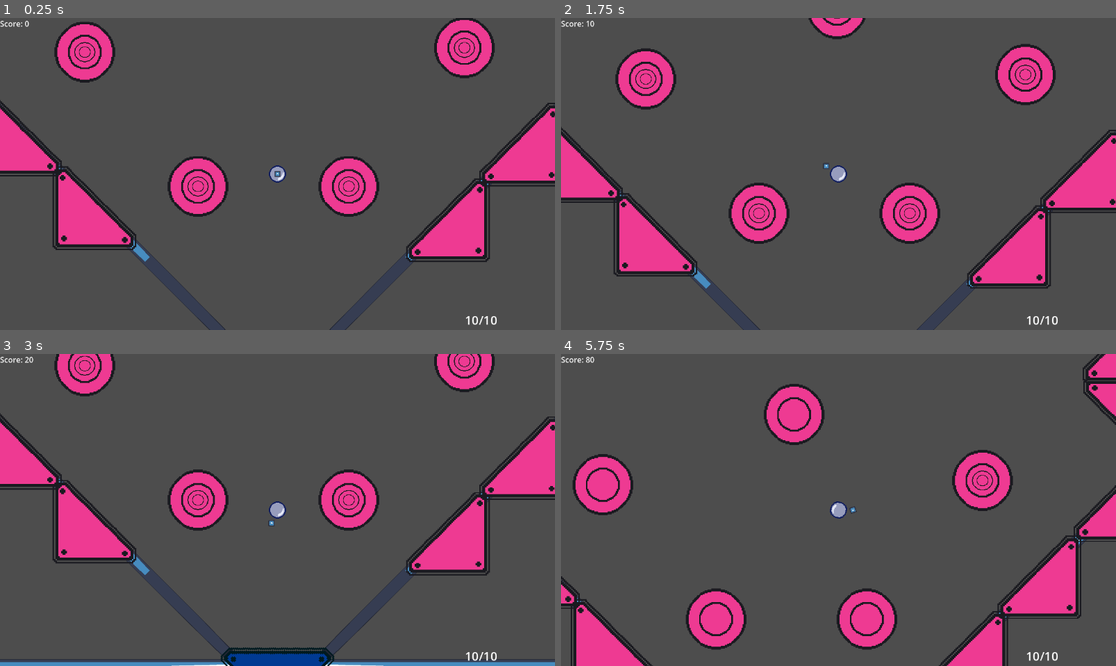
Above: before the commit, frames 1-4 (two rows, left to right).
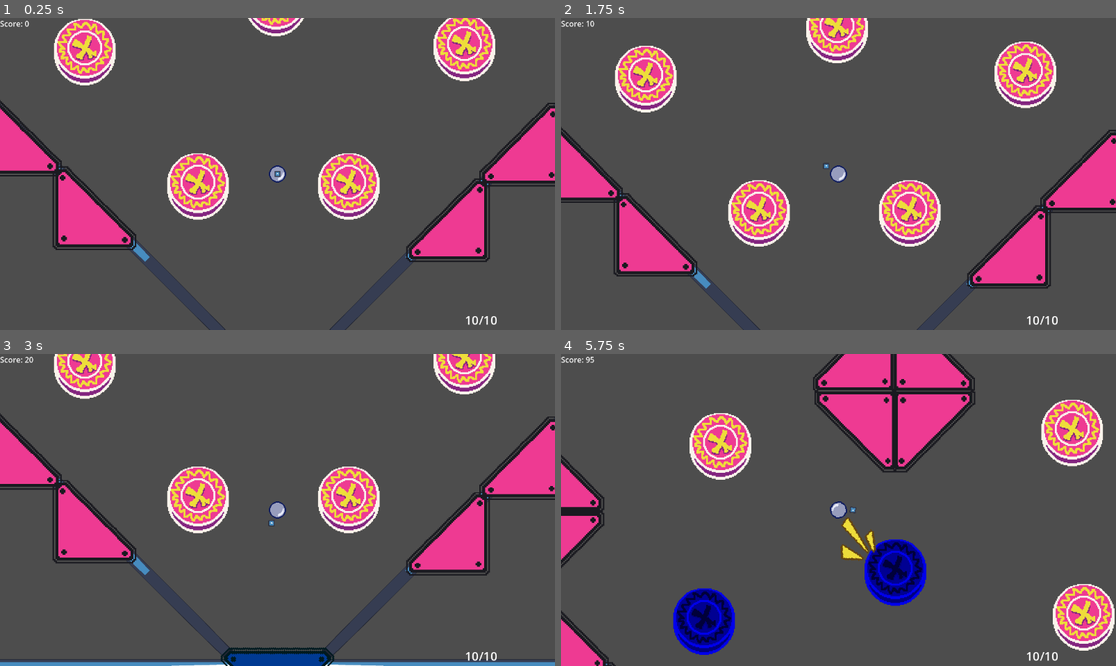
Above: after the commit, the same moments.

Repository: HjalteTagmose/Winball
Game: Godot game, scene res://scenes/main.tscn
Two runs of this game, one before a commit and one after it. Both use one fixed random seed, a clock stepped at 60 frames per second and the inputs below. The engine's default icon, where the game draws it, is replaced by a stand-in: a white triangle on a blue panel in a dark square.
Inputs (mouse positions are in pixels of both pictures, inside the frame that each line leads up to):
- Up to frame 1 (0.25 s): no input
- Up to frame 2 (1.75 s): tap Enter (ui_accept) at 0.5, 0.77, 1.52 s; move the mouse to (1071, 320) at 0.52 s; tap S (aim_down) at 0.6 s; move the mouse to (610, 27) at 1.27 s; tap A (aim_left) at 1.35 s
- Up to frame 3 (3 s): move the mouse to (333, 441) at 2.02 s; tap D (aim_right) at 2.1 s; move the mouse to (249, 572) at 2.77 s; tap W (aim_up) at 2.85 s
- Up to frame 4 (5.75 s): tap Enter (ui_accept) at 3.02, 3.77, 4.52 s; move the mouse to (1005, 556) at 3.52 s; tap P (force_gameover) at 3.6 s; tap R (restart_game) at 4.25 s; move the mouse to (672, 463) at 4.27 s; tap Space (launch) at 4.35 s; move the mouse to (866, 510) at 5.02 s; tap S (aim_down) at 5.1 s

The runs differ from the first frame. In frame 1, 6.2% of the frame differs, in the area x 9-90%, y 0-65%; in frame 2, 7.1%; in frame 3, 4.9%; in frame 4, 32%, in the area x 0-100%, y 0-100%.

Commit message:
Cleaning up rooms + tweaking physics

Diff:
--- a/Material/Physic/Wall.tres
+++ b/Material/Physic/Wall.tres
@@ -1,3 +1,4 @@
 [gd_resource type="PhysicsMaterial" format=3 uid="uid://chtck5wyxnxds"]
 
 [resource]
+bounce = 0.2
--- /dev/null
+++ b/prefabs/Room props/bumper_circle_ammo.tscn
@@ -0,0 +1,35 @@
+[gd_scene load_steps=6 format=3 uid="uid://bgq8uyrtdjs4b"]
+
+[ext_resource type="PhysicsMaterial" uid="uid://h2b3l4uf0q5p" path="res://Material/Physic/BasicBumper.tres" id="1_lmwaj"]
+[ext_resource type="Script" uid="uid://hs0iqsrumsxw" path="res://scripts/Map props/ammoBumper.gd" id="2_ochcu"]
+[ext_resource type="PackedScene" uid="uid://d2nlkgcw21uwb" path="res://art/Particles/test_particles.tscn" id="3_3j6bh"]
+[ext_resource type="Texture2D" uid="uid://bosj7a08s10rx" path="res://sprites/bumpers/round_bumper.png" id="4_66t0e"]
+
+[sub_resource type="CircleShape2D" id="CircleShape2D_nb1wl"]
+radius = 33.0606
+
+[node name="AmmoBumper" type="StaticBody2D" node_paths=PackedStringArray("extraVisual", "AudioPlayer")]
+scale = Vector2(2, 2)
+collision_layer = 4
+collision_mask = 2
+physics_material_override = ExtResource("1_lmwaj")
+script = ExtResource("2_ochcu")
+extraVisual = NodePath("Sprite2D/Sprite2D")
+Power = 40.0
+Score = 30
+AudioPlayer = NodePath("AudioPlayer")
+ParticleOnHit = ExtResource("3_3j6bh")
+BiasPower = 0.0
+metadata/_custom_type_script = "uid://hs0iqsrumsxw"
+
+[node name="Sprite2D" type="Sprite2D" parent="."]
+self_modulate = Color(0, 0, 1, 1)
+texture = ExtResource("4_66t0e")
+
+[node name="Sprite2D" type="Sprite2D" parent="Sprite2D"]
+texture = ExtResource("4_66t0e")
+
+[node name="CollisionShape2D" type="CollisionShape2D" parent="."]
+shape = SubResource("CircleShape2D_nb1wl")
+
+[node name="AudioPlayer" type="AudioStreamPlayer2D" parent="."]
--- a/prefabs/Room props/ammo_bumper.tscn
+++ b/prefabs/Room props/bumper_whatever.tscn
@@ -1,9 +1,9 @@
-[gd_scene load_steps=6 format=3 uid="uid://bgq8uyrtdjs4b"]
+[gd_scene load_steps=6 format=3 uid="uid://c5clxm8i6clwg"]
 
-[ext_resource type="Script" uid="uid://hs0iqsrumsxw" path="res://scripts/Map props/ammoBumper.gd" id="1_51v4h"]
-[ext_resource type="PhysicsMaterial" uid="uid://h2b3l4uf0q5p" path="res://Material/Physic/BasicBumper.tres" id="1_co61t"]
-[ext_resource type="PackedScene" uid="uid://d2nlkgcw21uwb" path="res://art/Particles/test_particles.tscn" id="2_co61t"]
-[ext_resource type="Texture2D" uid="uid://drg8puls0marl" path="res://art/ph_bumper_2.png" id="2_et802"]
+[ext_resource type="PhysicsMaterial" uid="uid://h2b3l4uf0q5p" path="res://Material/Physic/BasicBumper.tres" id="1_7jn84"]
+[ext_resource type="Script" uid="uid://hs0iqsrumsxw" path="res://scripts/Map props/ammoBumper.gd" id="2_b8omt"]
+[ext_resource type="PackedScene" uid="uid://d2nlkgcw21uwb" path="res://art/Particles/test_particles.tscn" id="3_5dlli"]
+[ext_resource type="Texture2D" uid="uid://drg8puls0marl" path="res://art/ph_bumper_2.png" id="4_oegki"]
 
 [sub_resource type="CircleShape2D" id="CircleShape2D_nb1wl"]
 radius = 33.0606
--- a/prefabs/Room props/flat_bumper_walls.tscn
+++ b/prefabs/Room props/flat_bumper_walls.tscn
@@ -40,7 +40,7 @@
 AudioPlayer = NodePath("AudioPlayer")
 ParticleOnHit = ExtResource("2_g2cpd")
 Bias = Vector2(0, -1)
-BiasPower = 30.0
+BiasPower = 40.0
 metadata/_custom_type_script = "uid://lobwfmlxako"
 
 [node name="Sprite2D" type="Sprite2D" parent="FlatBumper Logic"]
--- a/prefabs/Rooms/room_1.tscn
+++ b/prefabs/Rooms/room_1.tscn
@@ -10,7 +10,7 @@
 [ext_resource type="PackedScene" uid="uid://do5hdn7w0evwi" path="res://prefabs/Room props/lock_zone.tscn" id="9_efx1w"]
 [ext_resource type="PackedScene" uid="uid://dty1lc8lqyalq" path="res://prefabs/Room props/speed_sticker.tscn" id="10_6b7fw"]
 [ext_resource type="PackedScene" uid="uid://da4jw8s8ebsdu" path="res://prefabs/Room props/score_light.tscn" id="11_nnufr"]
-[ext_resource type="PackedScene" uid="uid://bgq8uyrtdjs4b" path="res://prefabs/Room props/ammo_bumper.tscn" id="12_esbdh"]
+[ext_resource type="PackedScene" uid="uid://bgq8uyrtdjs4b" path="res://prefabs/Room props/bumper_circle_ammo.tscn" id="12_esbdh"]
 
 [sub_resource type="RectangleShape2D" id="RectangleShape2D_vmxit"]
 size = Vector2(319, 26)
--- a/prefabs/Rooms/starting_room.tscn
+++ b/prefabs/Rooms/starting_room.tscn
@@ -5,7 +5,7 @@
 [ext_resource type="Script" uid="uid://wolxght5xpxr" path="res://scripts/rooms/room_exit.gd" id="3_84dyx"]
 [ext_resource type="PackedScene" uid="uid://cubywxgl8t7t2" path="res://prefabs/Room props/flat_bumper_ground.tscn" id="4_3bafk"]
 [ext_resource type="PackedScene" uid="uid://cpt746t74aua6" path="res://prefabs/Room props/flat_bumper_walls.tscn" id="4_hg5bj"]
-[ext_resource type="PackedScene" uid="uid://bgq8uyrtdjs4b" path="res://prefabs/Room props/ammo_bumper.tscn" id="12_sjl2v"]
+[ext_resource type="PackedScene" uid="uid://bgq8uyrtdjs4b" path="res://prefabs/Room props/bumper_circle_ammo.tscn" id="12_sjl2v"]
 
 [sub_resource type="RectangleShape2D" id="RectangleShape2D_vmxit"]
 size = Vector2(319, 26)
@@ -267,7 +267,7 @@
 rotation = 1.5708
 
 [node name="FlatBumper Walls11" parent="Props/WallCorners" instance=ExtResource("4_hg5bj")]
-position = Vector2(76, -1091)
+position = Vector2(76, -1022)
 rotation = 1.5708
 
 [node name="FlatBumper Walls17" parent="Props/WallCorners" instance=ExtResource("4_hg5bj")]
@@ -285,7 +285,7 @@
 position = Vector2(-708, -2001)
 
 [node name="FlatBumper Walls13" parent="Props/WallCorners" instance=ExtResource("4_hg5bj")]
-position = Vector2(75, -1255)
+position = Vector2(75, -1186)
 
 [node name="FlatBumper Walls9" parent="Props/WallCorners" instance=ExtResource("4_hg5bj")]
 position = Vector2(684, -760)
@@ -296,7 +296,7 @@
 rotation = 3.14159
 
 [node name="FlatBumper Walls12" parent="Props/WallCorners" instance=ExtResource("4_hg5bj")]
-position = Vector2(-85, -1091)
+position = Vector2(-85, -1022)
 rotation = 3.14159
 
 [node name="FlatBumper Walls16" parent="Props/WallCorners" instance=ExtResource("4_hg5bj")]
@@ -316,7 +316,7 @@
 rotation = -1.5708
 
 [node name="FlatBumper Walls14" parent="Props/WallCorners" instance=ExtResource("4_hg5bj")]
-position = Vector2(-88, -1256)
+position = Vector2(-88, -1187)
 rotation = -1.5708
 
 [node name="FlatBumper Walls18" parent="Props/WallCorners" instance=ExtResource("4_hg5bj")]
@@ -377,7 +377,7 @@
 BiasPower = 15.0
 
 [node name="AmmoBumper8" parent="." instance=ExtResource("12_sjl2v")]
-position = Vector2(-3, -771)
-Power = 50.0
-Score = 15
-BiasPower = 15.0
+position = Vector2(-3, -727)
+Power = 50.0
+Score = 15
+BiasPower = 15.0
--- a/prefabs/room.tscn
+++ /dev/null
@@ -1,143 +0,0 @@
-[gd_scene load_steps=7 format=3 uid="uid://cd3yybuk7l3no"]
-
-[ext_resource type="Texture2D" uid="uid://dvs1g26dl8p7o" path="res://icon.svg" id="1_vmxit"]
-[ext_resource type="PackedScene" uid="uid://cpt746t74aua6" path="res://prefabs/Room props/flat_bumper_walls.tscn" id="4_p3u21"]
-
-[sub_resource type="PhysicsMaterial" id="PhysicsMaterial_p3u21"]
-bounce = 0.15
-
-[sub_resource type="RectangleShape2D" id="RectangleShape2D_vmxit"]
-size = Vector2(319, 26)
-
-[sub_resource type="RectangleShape2D" id="RectangleShape2D_cguwc"]
-size = Vector2(4.81928, 18)
-
-[sub_resource type="RectangleShape2D" id="RectangleShape2D_y72nq"]
-size = Vector2(80, 20)
-
-[node name="Room1" type="Node2D"]
-
-[node name="RightWall" type="Node2D" parent="."]
-position = Vector2(130, -150)
-rotation = 1.5708
-
-[node name="Sprite2D" type="Sprite2D" parent="RightWall"]
-rotation = 8.47668e-05
-scale = Vector2(2.5, 0.2)
-texture = ExtResource("1_vmxit")
-
-[node name="StaticBody2D" type="StaticBody2D" parent="RightWall"]
-scale = Vector2(1.00677, 1.00605)
-physics_material_override = SubResource("PhysicsMaterial_p3u21")
-
-[node name="CollisionShape2D" type="CollisionShape2D" parent="RightWall/StaticBody2D"]
-position = Vector2(0.5, -4.57764e-05)
-shape = SubResource("RectangleShape2D_vmxit")
-
-[node name="LeftWall" type="Node2D" parent="."]
-position = Vector2(-130, -150)
-rotation = 1.5708
-
-[node name="Sprite2D" type="Sprite2D" parent="LeftWall"]
-rotation = 8.47668e-05
-scale = Vector2(2.5, 0.2)
-texture = ExtResource("1_vmxit")
-
-[node name="StaticBody2D" type="StaticBody2D" parent="LeftWall"]
-
-[node name="CollisionShape2D" type="CollisionShape2D" parent="LeftWall/StaticBody2D"]
-position = Vector2(0.5, -4.57764e-05)
-shape = SubResource("RectangleShape2D_vmxit")
-
-[node name="TopWall" type="Node2D" parent="."]
-position = Vector2(0, -300)
-
-[node name="WallPiece2" type="Node2D" parent="TopWall"]
-position = Vector2(100, 0)
-
-[node name="Sprite2D" type="Sprite2D" parent="TopWall/WallPiece2"]
-rotation = 8.47668e-05
-scale = Vector2(1, 0.15)
-texture = ExtResource("1_vmxit")
-
-[node name="StaticBody2D" type="StaticBody2D" parent="TopWall/WallPiece2"]
-
-[node name="CollisionShape2D" type="CollisionShape2D" parent="TopWall/WallPiece2/StaticBody2D"]
-scale = Vector2(26.56, 1)
-shape = SubResource("RectangleShape2D_cguwc")
-debug_color = Color(0, 0.6, 0.701961, 0.294118)
-
-[node name="WallPiece" type="Node2D" parent="TopWall"]
-position = Vector2(-100, 0)
-
-[node name="Sprite2D" type="Sprite2D" parent="TopWall/WallPiece"]
-rotation = 8.47668e-05
-scale = Vector2(1, 0.15)
-texture = ExtResource("1_vmxit")
-
-[node name="StaticBody2D" type="StaticBody2D" parent="TopWall/WallPiece"]
-
-[node name="CollisionShape2D" type="CollisionShape2D" parent="TopWall/WallPiece/StaticBody2D"]
-position = Vector2(-7.62939e-06, 0)
-scale = Vector2(26.56, 1)
-shape = SubResource("RectangleShape2D_cguwc")
-debug_color = Color(0, 0.6, 0.701961, 0.294118)
-
-[node name="BottomWall" type="Node2D" parent="."]
-
-[node name="WallPiece2" type="Node2D" parent="BottomWall"]
-position = Vector2(100, 0)
-
-[node name="Sprite2D" type="Sprite2D" parent="BottomWall/WallPiece2"]
-rotation = 8.47668e-05
-scale = Vector2(1, 0.15)
-texture = ExtResource("1_vmxit")
-
-[node name="StaticBody2D" type="StaticBody2D" parent="BottomWall/WallPiece2"]
-
-[node name="CollisionShape2D" type="CollisionShape2D" parent="BottomWall/WallPiece2/StaticBody2D"]
-scale = Vector2(26.56, 1)
-shape = SubResource("RectangleShape2D_cguwc")
-debug_color = Color(0, 0.6, 0.701961, 0.294118)
-
-[node name="WallPiece" type="Node2D" parent="BottomWall"]
-position = Vector2(-100, 0)
-
-[node name="Sprite2D" type="Sprite2D" parent="BottomWall/WallPiece"]
-rotation = 8.47668e-05
-scale = Vector2(1, 0.15)
-texture = ExtResource("1_vmxit")
-
-[node name="StaticBody2D" type="StaticBody2D" parent="BottomWall/WallPiece"]
-
-[node name="CollisionShape2D" type="CollisionShape2D" parent="BottomWall/WallPiece/StaticBody2D"]
-position = Vector2(-7.62939e-06, 0)
-scale = Vector2(26.56, 1)
-shape = SubResource("RectangleShape2D_cguwc")
-debug_color = Color(0, 0.6, 0.701961, 0.294118)
-
-[node name="LeftWall2" type="Node2D" parent="."]
-position = Vector2(-130, -150)
-rotation = 1.5708
-
-[node name="Sprite2D" type="Sprite2D" parent="LeftWall2"]
-rotation = 8.47668e-05
-scale = Vector2(2.5, 0.2)
-texture = ExtResource("1_vmxit")
-
-[node name="StaticBody2D" type="StaticBody2D" parent="LeftWall2"]
-
-[node name="CollisionShape2D" type="CollisionShape2D" parent="LeftWall2/StaticBody2D"]
-position = Vector2(0.5, -4.57764e-05)
-shape = SubResource("RectangleShape2D_vmxit")
-
-[node name="Exit" type="Area2D" parent="."]
-position = Vector2(0, -300)
-
-[node name="CollisionShape2D" type="CollisionShape2D" parent="Exit"]
-shape = SubResource("RectangleShape2D_y72nq")
-debug_color = Color(0.969563, 0.0144444, 0.451239, 0.42)
-
-[node name="FlatBumper Walls" parent="." instance=ExtResource("4_p3u21")]
-position = Vector2(61, -38)
-rotation = -0.577704
--- a/prefabs/room2.tscn
+++ /dev/null
@@ -1,151 +0,0 @@
-[gd_scene load_steps=8 format=3 uid="uid://bqtf3fd27126f"]
-
-[ext_resource type="Script" uid="uid://bi5omso1g5t0g" path="res://scripts/rooms/room.gd" id="1_2usvj"]
-[ext_resource type="Texture2D" uid="uid://dvs1g26dl8p7o" path="res://icon.svg" id="2_okf7h"]
-[ext_resource type="Script" uid="uid://wolxght5xpxr" path="res://scripts/rooms/room_exit.gd" id="3_2r5dy"]
-[ext_resource type="PackedScene" uid="uid://dppffrgc2a1uo" path="res://prefabs/Room props/point_sticker.tscn" id="4_okf7h"]
-
-[sub_resource type="RectangleShape2D" id="RectangleShape2D_vmxit"]
-size = Vector2(319, 26)
-
-[sub_resource type="RectangleShape2D" id="RectangleShape2D_cguwc"]
-size = Vector2(4.81928, 18)
-
-[sub_resource type="RectangleShape2D" id="RectangleShape2D_y72nq"]
-size = Vector2(80, 20)
-
-[node name="Room2" type="Node2D" node_paths=PackedStringArray("roomExit")]
-script = ExtResource("1_2usvj")
-roomExit = NodePath("Exit")
-
-[node name="RightWall" type="Node2D" parent="."]
-position = Vector2(130, -150)
-rotation = 1.5708
-
-[node name="Sprite2D" type="Sprite2D" parent="RightWall"]
-rotation = 8.47668e-05
-scale = Vector2(2.5, 0.2)
-texture = ExtResource("2_okf7h")
-
-[node name="StaticBody2D" type="StaticBody2D" parent="RightWall"]
-
-[node name="CollisionShape2D" type="CollisionShape2D" parent="RightWall/StaticBody2D"]
-position = Vector2(0.5, -4.57764e-05)
-shape = SubResource("RectangleShape2D_vmxit")
-
-[node name="LeftWall" type="Node2D" parent="."]
-position = Vector2(-130, -150)
-rotation = 1.5708
-
-[node name="Sprite2D" type="Sprite2D" parent="LeftWall"]
-rotation = 8.47668e-05
-scale = Vector2(2.5, 0.2)
-texture = ExtResource("2_okf7h")
-
-[node name="StaticBody2D" type="StaticBody2D" parent="LeftWall"]
-
-[node name="CollisionShape2D" type="CollisionShape2D" parent="LeftWall/StaticBody2D"]
-position = Vector2(0.5, -4.57764e-05)
-shape = SubResource("RectangleShape2D_vmxit")
-
-[node name="TopWall" type="Node2D" parent="."]
-position = Vector2(0, -300)
-
-[node name="WallPiece2" type="Node2D" parent="TopWall"]
-position = Vector2(100, 0)
-
-[node name="Sprite2D" type="Sprite2D" parent="TopWall/WallPiece2"]
-rotation = 8.47668e-05
-scale = Vector2(1, 0.15)
-texture = ExtResource("2_okf7h")
-
-[node name="StaticBody2D" type="StaticBody2D" parent="TopWall/WallPiece2"]
-
-[node name="CollisionShape2D" type="CollisionShape2D" parent="TopWall/WallPiece2/StaticBody2D"]
-scale = Vector2(26.56, 1)
-shape = SubResource("RectangleShape2D_cguwc")
-debug_color = Color(0, 0.6, 0.701961, 0.294118)
-
-[node name="WallPiece" type="Node2D" parent="TopWall"]
-position = Vector2(-100, 0)
-
-[node name="Sprite2D" type="Sprite2D" parent="TopWall/WallPiece"]
-rotation = 8.47668e-05
-scale = Vector2(1, 0.15)
-texture = ExtResource("2_okf7h")
-
-[node name="StaticBody2D" type="StaticBody2D" parent="TopWall/WallPiece"]
-
-[node name="CollisionShape2D" type="CollisionShape2D" parent="TopWall/WallPiece/StaticBody2D"]
-position = Vector2(-7.62939e-06, 0)
-scale = Vector2(26.56, 1)
-shape = SubResource("RectangleShape2D_cguwc")
-debug_color = Color(0, 0.6, 0.701961, 0.294118)
-
-[node name="BottomWall" type="Node2D" parent="."]
-
-[node name="WallPiece2" type="Node2D" parent="BottomWall"]
-position = Vector2(100, 0)
-
-[node name="Sprite2D" type="Sprite2D" parent="BottomWall/WallPiece2"]
-rotation = 8.47668e-05
-scale = Vector2(1, 0.15)
-texture = ExtResource("2_okf7h")
-
-[node name="StaticBody2D" type="StaticBody2D" parent="BottomWall/WallPiece2"]
-
-[node name="CollisionShape2D" type="CollisionShape2D" parent="BottomWall/WallPiece2/StaticBody2D"]
-scale = Vector2(26.56, 1)
-shape = SubResource("RectangleShape2D_cguwc")
-debug_color = Color(0, 0.6, 0.701961, 0.294118)
-
-[node name="WallPiece" type="Node2D" parent="BottomWall"]
-position = Vector2(-100, 0)
-
-[node name="Sprite2D" type="Sprite2D" parent="BottomWall/WallPiece"]
-rotation = 8.47668e-05
-scale = Vector2(1, 0.15)
-texture = ExtResource("2_okf7h")
-
-[node name="StaticBody2D" type="StaticBody2D" parent="BottomWall/WallPiece"]
-
-[node name="CollisionShape2D" type="CollisionShape2D" parent="BottomWall/WallPiece/StaticBody2D"]
-position = Vector2(-7.62939e-06, 0)
-scale = Vector2(26.56, 1)
-shape = SubResource("RectangleShape2D_cguwc")
-debug_color = Color(0, 0.6, 0.701961, 0.294118)
-
-[node name="LeftWall2" type="Node2D" parent="."]
-position = Vector2(-130, -150)
-rotation = 1.5708
-
-[node name="Sprite2D" type="Sprite2D" parent="LeftWall2"]
-rotation = 8.47668e-05
-scale = Vector2(2.5, 0.2)
-texture = ExtResource("2_okf7h")
-
-[node name="StaticBody2D" type="StaticBody2D" parent="LeftWall2"]
-
-[node name="CollisionShape2D" type="CollisionShape2D" parent="LeftWall2/StaticBody2D"]
-position = Vector2(0.5, -4.57764e-05)
-shape = SubResource("RectangleShape2D_vmxit")
-
-[node name="Exit" type="Area2D" parent="."]
-position = Vector2(0, -300)
-script = ExtResource("3_2r5dy")
-
-[node name="CollisionShape2D" type="CollisionShape2D" parent="Exit"]
-shape = SubResource("RectangleShape2D_y72nq")
-debug_color = Color(0.969563, 0.0144444, 0.451239, 0.42)
-
-[node name="Exit" type="Area2D" parent="Exit"]
-position = Vector2(0, -300)
-script = ExtResource("3_2r5dy")
-
-[node name="CollisionShape2D" type="CollisionShape2D" parent="Exit/Exit"]
-shape = SubResource("RectangleShape2D_y72nq")
-debug_color = Color(0.969563, 0.0144444, 0.451239, 0.42)
-
-[node name="BasicSticker" parent="." instance=ExtResource("4_okf7h")]
-position = Vector2(72, -153)
-scale = Vector2(2.16, 2.16)
--- a/prefabs/room3.tscn
+++ /dev/null
@@ -1,151 +0,0 @@
-[gd_scene load_steps=8 format=3 uid="uid://bjvxmoyhce1va"]
-
-[ext_resource type="Script" uid="uid://bi5omso1g5t0g" path="res://scripts/rooms/room.gd" id="1_jul75"]
-[ext_resource type="Texture2D" uid="uid://dvs1g26dl8p7o" path="res://icon.svg" id="2_k3sg1"]
-[ext_resource type="Script" uid="uid://wolxght5xpxr" path="res://scripts/rooms/room_exit.gd" id="3_ve5v0"]
-[ext_resource type="PackedScene" uid="uid://boobpj10lfiqa" path="res://prefabs/Room props/basic_bumper.tscn" id="4_jul75"]
-
-[sub_resource type="RectangleShape2D" id="RectangleShape2D_vmxit"]
-size = Vector2(319, 26)
-
-[sub_resource type="RectangleShape2D" id="RectangleShape2D_cguwc"]
-size = Vector2(4.81928, 18)
-
-[sub_resource type="RectangleShape2D" id="RectangleShape2D_y72nq"]
-size = Vector2(80, 20)
-
-[node name="Room3" type="Node2D" node_paths=PackedStringArray("roomExit")]
-position = Vector2(0, -63)
-script = ExtResource("1_jul75")
-roomExit = NodePath("Exit")
-
-[node name="RightWall" type="Node2D" parent="."]
-position = Vector2(130, -150)
-rotation = 1.5708
-
-[node name="Sprite2D" type="Sprite2D" parent="RightWall"]
-rotation = 8.47668e-05
-scale = Vector2(2.5, 0.2)
-texture = ExtResource("2_k3sg1")
-
-[node name="StaticBody2D" type="StaticBody2D" parent="RightWall"]
-
-[node name="CollisionShape2D" type="CollisionShape2D" parent="RightWall/StaticBody2D"]
-position = Vector2(0.5, -4.57764e-05)
-shape = SubResource("RectangleShape2D_vmxit")
-
-[node name="LeftWall" type="Node2D" parent="."]
-position = Vector2(-130, -150)
-rotation = 1.5708
-
-[node name="Sprite2D" type="Sprite2D" parent="LeftWall"]
-rotation = 8.47668e-05
-scale = Vector2(2.5, 0.2)
-texture = ExtResource("2_k3sg1")
-
-[node name="StaticBody2D" type="StaticBody2D" parent="LeftWall"]
-
-[node name="CollisionShape2D" type="CollisionShape2D" parent="LeftWall/StaticBody2D"]
-position = Vector2(0.5, -4.57764e-05)
-shape = SubResource("RectangleShape2D_vmxit")
-
-[node name="TopWall" type="Node2D" parent="."]
-position = Vector2(0, -300)
-
-[node name="WallPiece2" type="Node2D" parent="TopWall"]
-position = Vector2(100, 0)
-
-[node name="Sprite2D" type="Sprite2D" parent="TopWall/WallPiece2"]
-rotation = 8.47668e-05
-scale = Vector2(1, 0.15)
-texture = ExtResource("2_k3sg1")
-
-[node name="StaticBody2D" type="StaticBody2D" parent="TopWall/WallPiece2"]
-
-[node name="CollisionShape2D" type="CollisionShape2D" parent="TopWall/WallPiece2/StaticBody2D"]
-scale = Vector2(26.56, 1)
-shape = SubResource("RectangleShape2D_cguwc")
-debug_color = Color(0, 0.6, 0.701961, 0.294118)
-
-[node name="WallPiece" type="Node2D" parent="TopWall"]
-position = Vector2(-100, 0)
-
-[node name="Sprite2D" type="Sprite2D" parent="TopWall/WallPiece"]
-rotation = 8.47668e-05
-scale = Vector2(1, 0.15)
-texture = ExtResource("2_k3sg1")
-
-[node name="StaticBody2D" type="StaticBody2D" parent="TopWall/WallPiece"]
-
-[node name="CollisionShape2D" type="CollisionShape2D" parent="TopWall/WallPiece/StaticBody2D"]
-position = Vector2(-7.62939e-06, 0)
-scale = Vector2(26.56, 1)
-shape = SubResource("RectangleShape2D_cguwc")
-debug_color = Color(0, 0.6, 0.701961, 0.294118)
-
-[node name="BottomWall" type="Node2D" parent="."]
-
-[node name="WallPiece2" type="Node2D" parent="BottomWall"]
-position = Vector2(100, 0)
-
-[node name="Sprite2D" type="Sprite2D" parent="BottomWall/WallPiece2"]
-rotation = 8.47668e-05
-scale = Vector2(1, 0.15)
-texture = ExtResource("2_k3sg1")
-
-[node name="StaticBody2D" type="StaticBody2D" parent="BottomWall/WallPiece2"]
-
-[node name="CollisionShape2D" type="CollisionShape2D" parent="BottomWall/WallPiece2/StaticBody2D"]
-scale = Vector2(26.56, 1)
-shape = SubResource("RectangleShape2D_cguwc")
-debug_color = Color(0, 0.6, 0.701961, 0.294118)
-
-[node name="WallPiece" type="Node2D" parent="BottomWall"]
-position = Vector2(-100, 0)
-
-[node name="Sprite2D" type="Sprite2D" parent="BottomWall/WallPiece"]
-rotation = 8.47668e-05
-scale = Vector2(1, 0.15)
-texture = ExtResource("2_k3sg1")
-
-[node name="StaticBody2D" type="StaticBody2D" parent="BottomWall/WallPiece"]
-
-[node name="CollisionShape2D" type="CollisionShape2D" parent="BottomWall/WallPiece/StaticBody2D"]
-position = Vector2(-7.62939e-06, 0)
-scale = Vector2(26.56, 1)
-shape = SubResource("RectangleShape2D_cguwc")
-debug_color = Color(0, 0.6, 0.701961, 0.294118)
-
-[node name="LeftWall2" type="Node2D" parent="."]
-position = Vector2(-130, -150)
-rotation = 1.5708
-
-[node name="Sprite2D" type="Sprite2D" parent="LeftWall2"]
-rotation = 8.47668e-05
-scale = Vector2(2.5, 0.2)
-texture = ExtResource("2_k3sg1")
-
-[node name="StaticBody2D" type="StaticBody2D" parent="LeftWall2"]
-
-[node name="CollisionShape2D" type="CollisionShape2D" parent="LeftWall2/StaticBody2D"]
-position = Vector2(0.5, -4.57764e-05)
-shape = SubResource("RectangleShape2D_vmxit")
-
-[node name="Exit" type="Area2D" parent="."]
-position = Vector2(0, -300)
-script = ExtResource("3_ve5v0")
-
-[node name="CollisionShape2D" type="CollisionShape2D" parent="Exit"]
-shape = SubResource("RectangleShape2D_y72nq")
-debug_color = Color(0.969563, 0.0144444, 0.451239, 0.42)
-
-[node name="Exit" type="Area2D" parent="Exit"]
-position = Vector2(0, -300)
-script = ExtResource("3_ve5v0")
-
-[node name="CollisionShape2D" type="CollisionShape2D" parent="Exit/Exit"]
-shape = SubResource("RectangleShape2D_y72nq")
-debug_color = Color(0.969563, 0.0144444, 0.451239, 0.42)
-
-[node name="BasicBumper" parent="." instance=ExtResource("4_jul75")]
-position = Vector2(0, -155)
Not shown: 1 places in prefabs/Room props/bumper_whatever.tscn that only renumber resources
Not shown: 1 places in scenes/TestScene.tscn that only renumber resources
